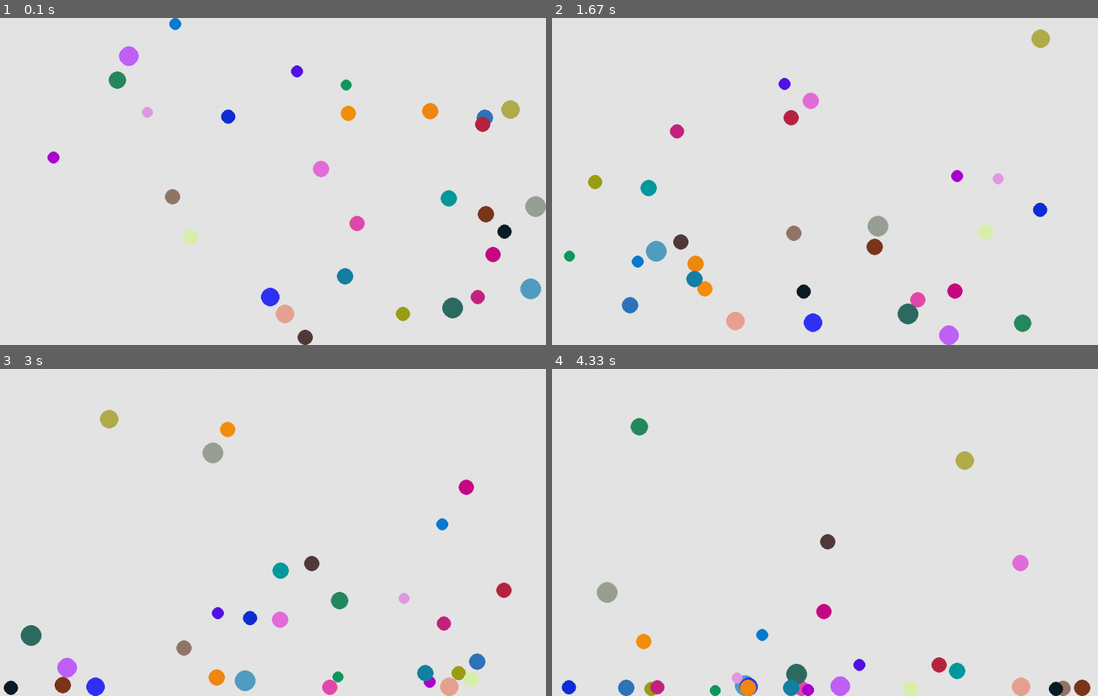
Above: before the commit, frames 1-4 (two rows, left to right).
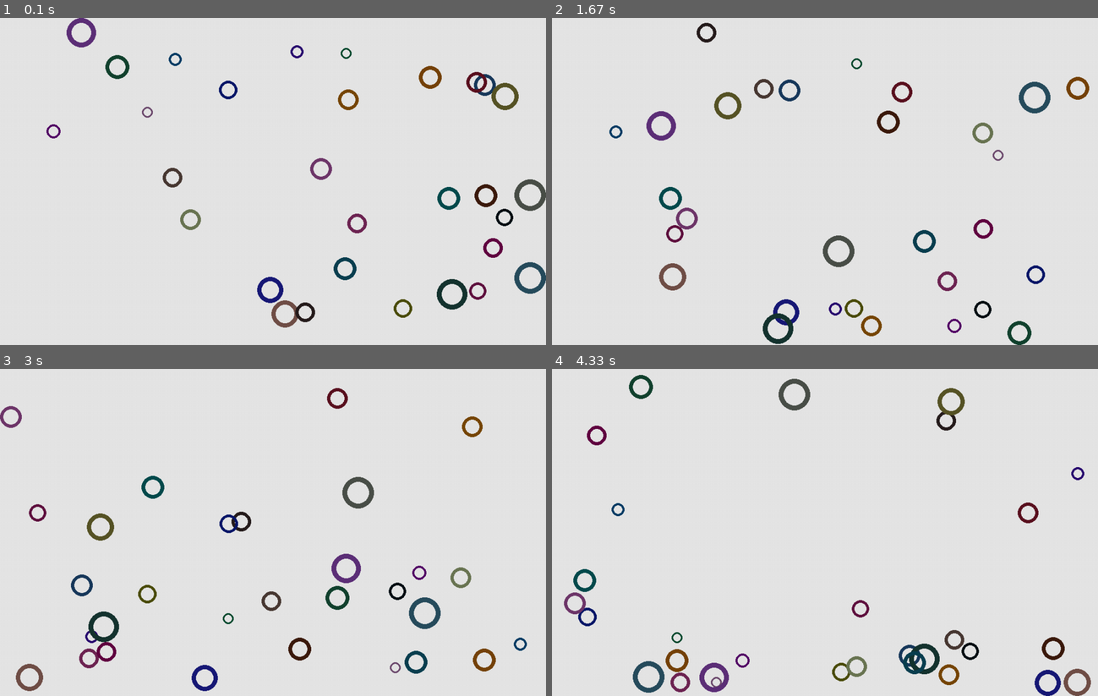
Above: after the commit, the same moments.

Repository: LePhilippeDucTai/physics_ball
Game: pygame game, started from main.py
Same seed, same stepped clock (60 frames per second), same inputs: the game is played once before the commit and once after it.
Inputs:
- Up to frame 1 (0.1 s): no input
- Up to frame 2 (1.67 s): no input
- Up to frame 3 (3 s): no input
- Up to frame 4 (4.33 s): no input

The runs differ from the first frame. In frame 1, 6.5% of the frame differs, in the area x 8-100%, y 0-100%; in frame 2, 7.1%, in the area x 2-99%, y 1-100%; in frame 3, 7.1%; in frame 4, 6.4%.

Commit message:
New balls are rings. Changed bounciness and colors.

Diff:
--- a/ball.py
+++ b/ball.py
@@ -44,9 +44,9 @@
     acceleration = np.array([0, gravity])
     position = gen.uniform([0, 0], [H, W], size=2)
     velocity = gen.uniform([0, 0], [H, W], size=2)
-    color = gen.integers(low=0, high=256, size=4)
-    radius = gen.integers(10, 20)
-    bounciness = gen.uniform(0.7, 0.95)
+    color = gen.integers(low=0, high=125, size=4)
+    radius = gen.integers(10, 30)
+    bounciness = gen.uniform(0.8, 0.98)
     return Ball(position, velocity, acceleration, radius, color, bounciness)
 
 
--- a/pygame_screen.py
+++ b/pygame_screen.py
@@ -26,5 +26,5 @@
             ball.color,
             ball.position,
             ball.radius,
-            ball.radius,
+            ball.radius // 3,
         )
